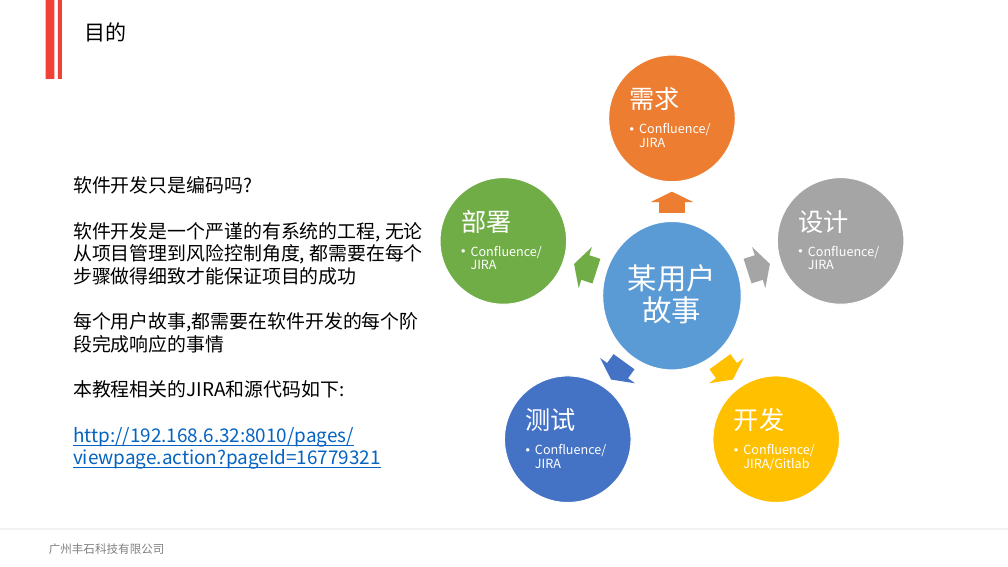
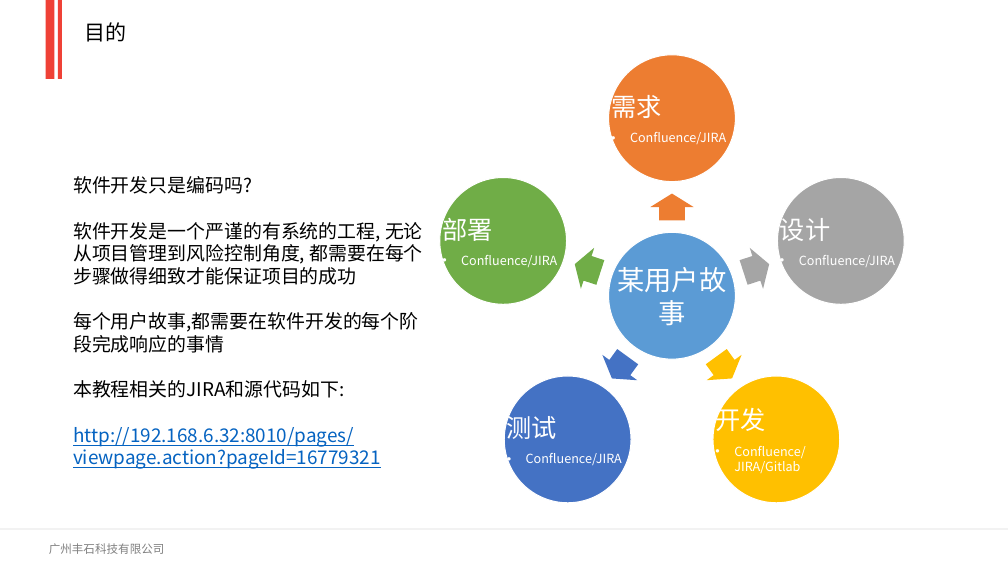
Before and after one commit to Raj6666/angular-training-demo, a slide deck: slide 18 of 培训文档/Web前端研发标准培训Latest.pptx. Drawn at 1008x567 pixels with LibreOffice and Linux fonts; fonts in the diff are those of the drawing; background and template pictures are left out. Boxes give left, top, right and bottom in pixels: in the first picture for what was removed or moved away, otherwise in the second. Text is boxed around its words. In the diff, an @@ line names an element or a change of style, - is before the commit and + after.

```diff
--- a/培训文档/Web前端研发标准培训Latest.pptx
+++ b/培训文档/Web前端研发标准培训Latest.pptx
@@ text "需求": place and size @@
-text "需求" at [630, 87, 710, 147]
+text "需求" at [611, 90, 726, 144]
@@ line spacing 0.9 to 1; bullet •• to • in 5 elements at [611, 90, 726, 144], [715, 404, 805, 473], [507, 411, 622, 465], [780, 213, 895, 267], [442, 213, 557, 267] @@
@@ text "部署": place and size @@
-text "部署" at [461, 210, 542, 269]
+text "部署" at [442, 213, 557, 267]
@@ text "设计": place and size @@
-text "设计" at [798, 210, 879, 269]
+text "设计" at [780, 213, 895, 267]
@@ right arrow: place and size @@
-right arrow at [651, 192, 694, 213]
+right arrow at [651, 193, 694, 220]
@@ text "某用户故事": place and size @@
-text "某用户故事" at [628, 264, 716, 324]
+text "某用户故事" at [617, 263, 726, 326]
@@ text "某用户故事" at [617, 263, 726, 326]: size 28 to 26 pt; line spacing 0.9 to 1 @@
@@ ellipse: place and size @@
-ellipse at [603, 222, 741, 370]
+ellipse at [609, 232, 736, 359]
@@ right arrow: place and size @@
-right arrow at [568, 243, 603, 291]
+right arrow at [568, 243, 607, 293]
@@ right arrow: place and size @@
-right arrow at [741, 243, 777, 291]
+right arrow at [737, 243, 777, 293]
@@ right arrow: place and size @@
-right arrow at [594, 349, 641, 392]
+right arrow at [595, 344, 646, 392]
@@ right arrow: place and size @@
-right arrow at [702, 349, 750, 392]
+right arrow at [699, 344, 750, 392]
@@ text "测试": place and size @@
-text "测试" at [526, 408, 606, 468]
+text "测试" at [507, 411, 622, 465]
@@ text "开发": place and size @@
-text "开发" at [734, 408, 814, 470]
+text "开发" at [715, 404, 805, 473]
```
Also in this commit, not shown: 7 other slides changed, 2 slides added, 2 other files.
